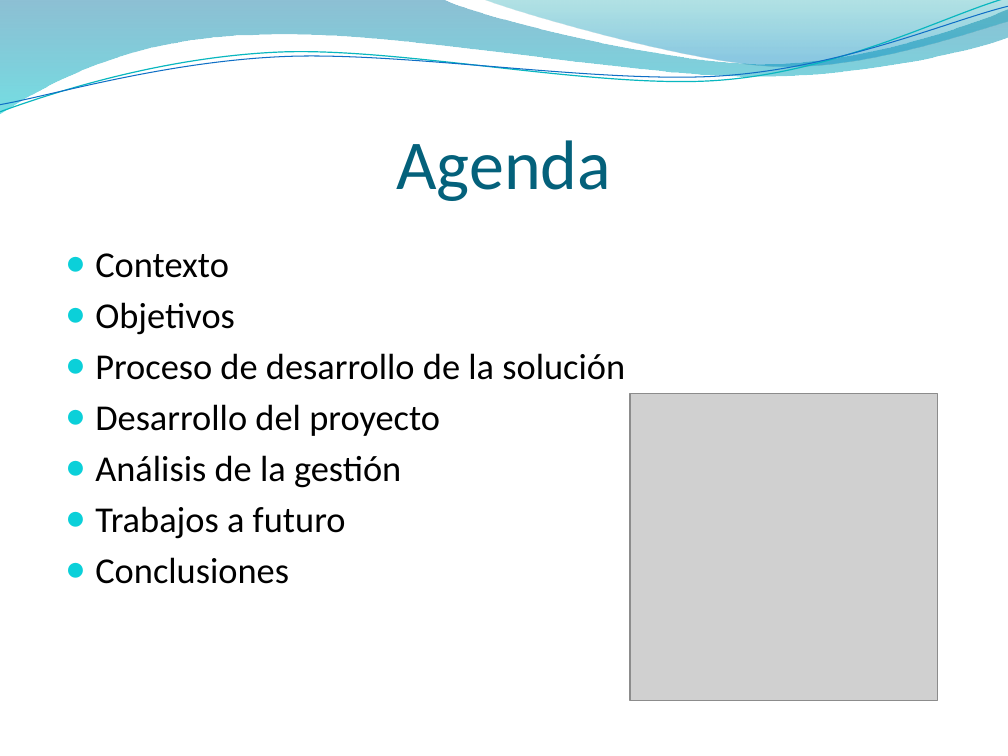
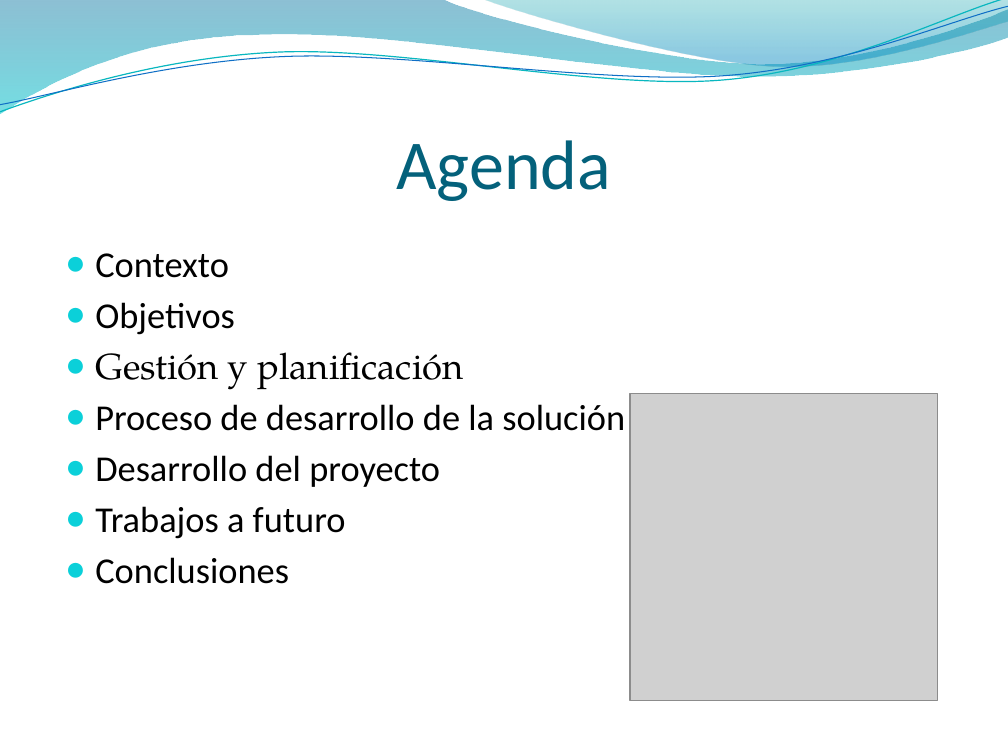
Before and after one commit to ORGTecnologo/7b6581PT, a slide deck: slide 2 of Documentacion/Entregas/Presentacion/Presentacion.pptx. Drawn at 1008x756 pixels with LibreOffice and Linux fonts; fonts in the diff are those of the drawing; grey boxes stand for pictures; background and template pictures are left out. Boxes give left, top, right and bottom in pixels: in the first picture for what was removed or moved away, otherwise in the second. Text is boxed around its words. In the diff, an @@ line names an element or a change of style, - is before the commit and + after.

```diff
--- a/Documentacion/Entregas/Presentacion/Presentacion.pptx
+++ b/Documentacion/Entregas/Presentacion/Presentacion.pptx
@@ text at <box>95,352,463,390</box>: paragraph added @@
+● Gestión y planificación
@@ text at <box>95,455,401,488</box>: paragraph removed @@
-● Análisis de la gestión
```
Also in this commit, not shown: 3 other slides changed, 2 slides added, 1 other file.
